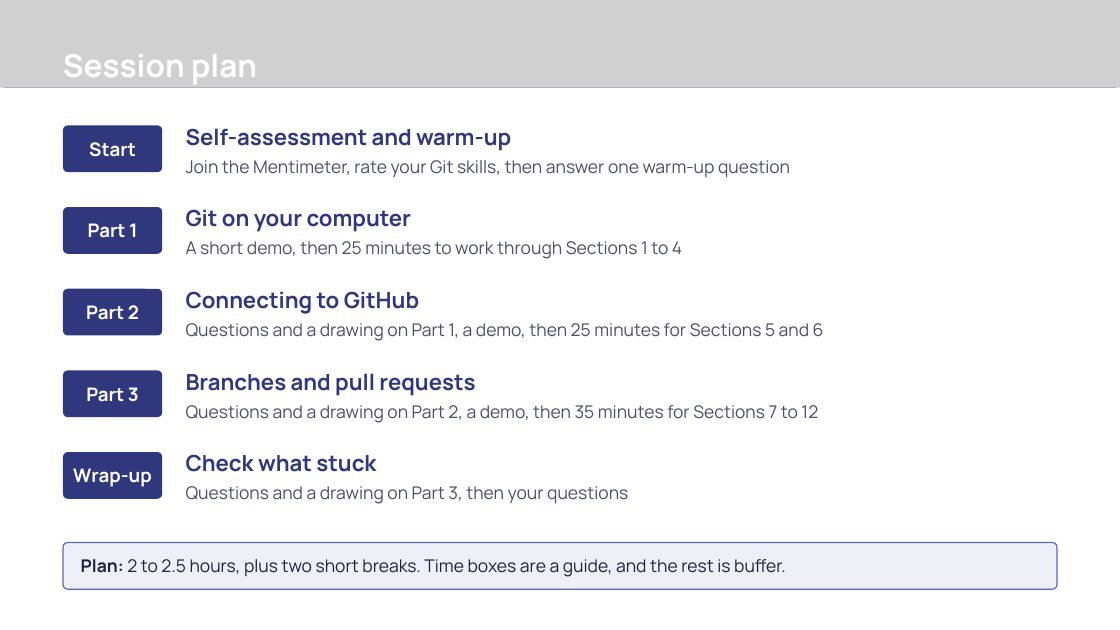
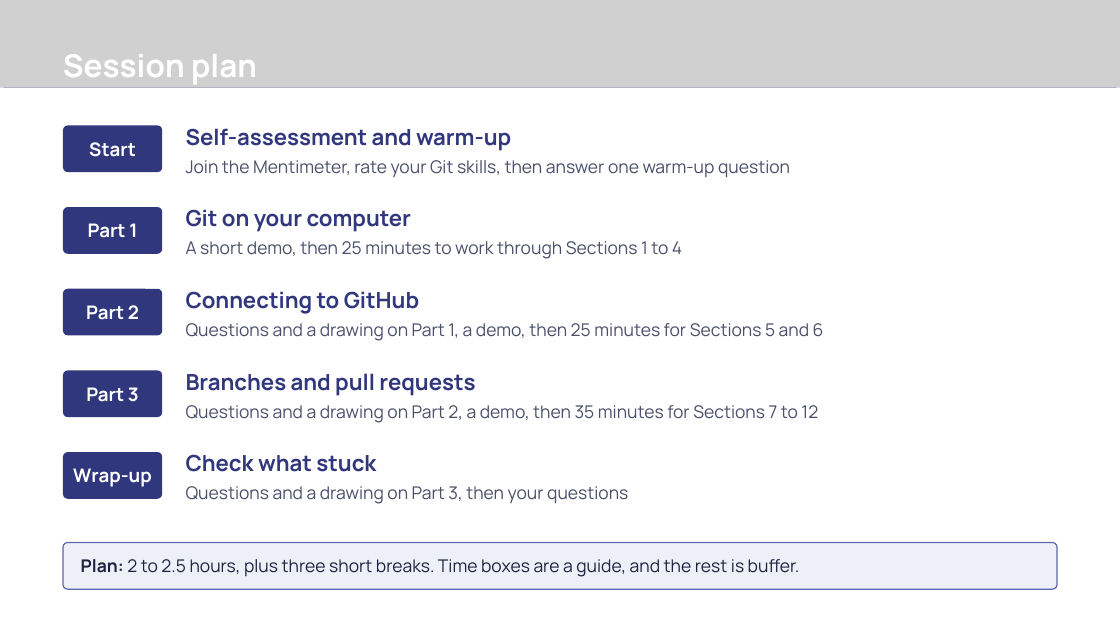
Before and after one commit to Revolution-Data-Platforms/Introduction-to-Git-Workshop, a slide deck: slide 2 of presentation/introduction-to-git-workshop.pptx. Drawn at 1120x630 pixels with LibreOffice and Linux fonts; fonts in the diff are those of the drawing; grey boxes stand for pictures; background and template pictures are left out. Boxes give left, top, right and bottom in pixels: in the first picture for what was removed or moved away, otherwise in the second. Text is boxed around its words. In the diff, an @@ line names an element or a change of style, - is before the commit and + after.

```diff
--- a/presentation/introduction-to-git-workshop.pptx
+++ b/presentation/introduction-to-git-workshop.pptx
@@ text in rounded rectangle at (81, 559, 800, 577): text changed @@
-Plan: 2 to 2.5 hours, plus two short breaks. Time boxes are a guide, and the rest is buffer.
+Plan: 2 to 2.5 hours, plus three short breaks. Time boxes are a guide, and the rest is buffer.
```
Also in this commit, not shown: 1 slide added, 4 other files.
